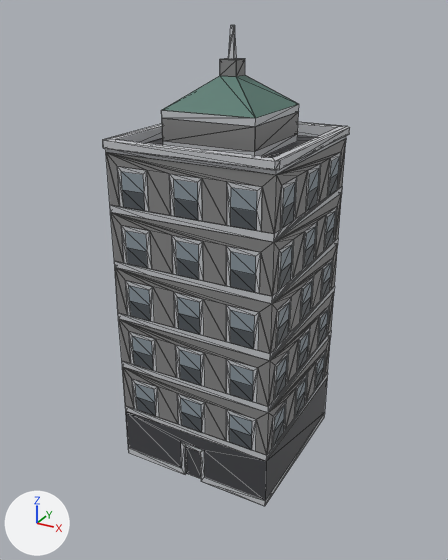
Two versions of the Blender file Assets/Models/bank/bank.blend, one commit apart.
One viewpoint serves both versions: a 50 mm lens placed at (1.99, -3.73, 3.25), pointed at (-0.02, -0.08, 1.43). Arrows for +X, +Y and +Z are at lower left; the lights stay in place. Mesh edges are drawn as thin lines.

Objects in the first picture: 'bank'.
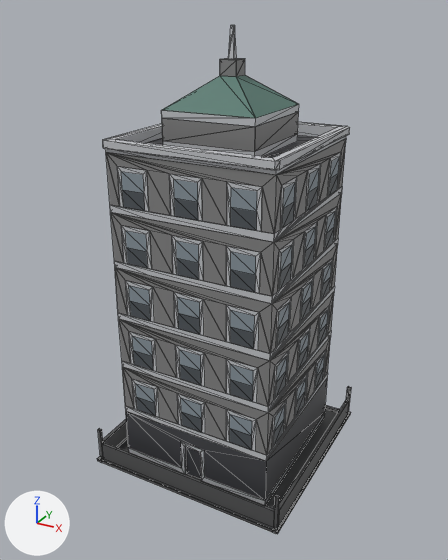
The change, as a list of edits to the scene's bpy script:
```text
Change me_id15_001:
    used by ob_bank; location = (0.0, 0.0, 0.0)
    remove me_id15_001.from_pydata(...)  # 2056 vertices, 1732 faces; spans x -0.62..0.62, y -0.62..0.62, z 0.0..3.15
    add me_id15_001.from_pydata(...)  # 2154 vertices, 1821 faces; spans x -0.78..0.78, y -0.78..0.78, z -0.02..3.15
    me_id15_001 part 1: a new loose piece of 98 vertices spanning x -0.78..0.78, y -0.78..0.78, z -0.02..0.27, in mat_material_002 (picture img_bank)
```

Location of each change, [x1, y1, x2, y2] in pixels of the pictures (448 x 560 px):
'bank', reshaped: before [102, 25, 350, 506]; after [97, 25, 351, 534]
part 1 of me_id15_001, added: after [97, 386, 351, 534]
